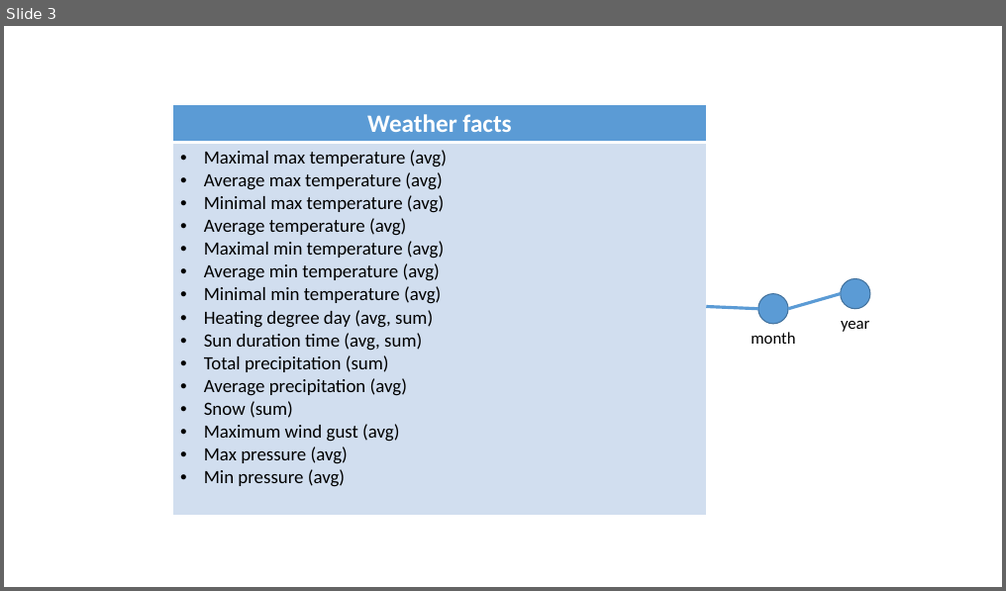
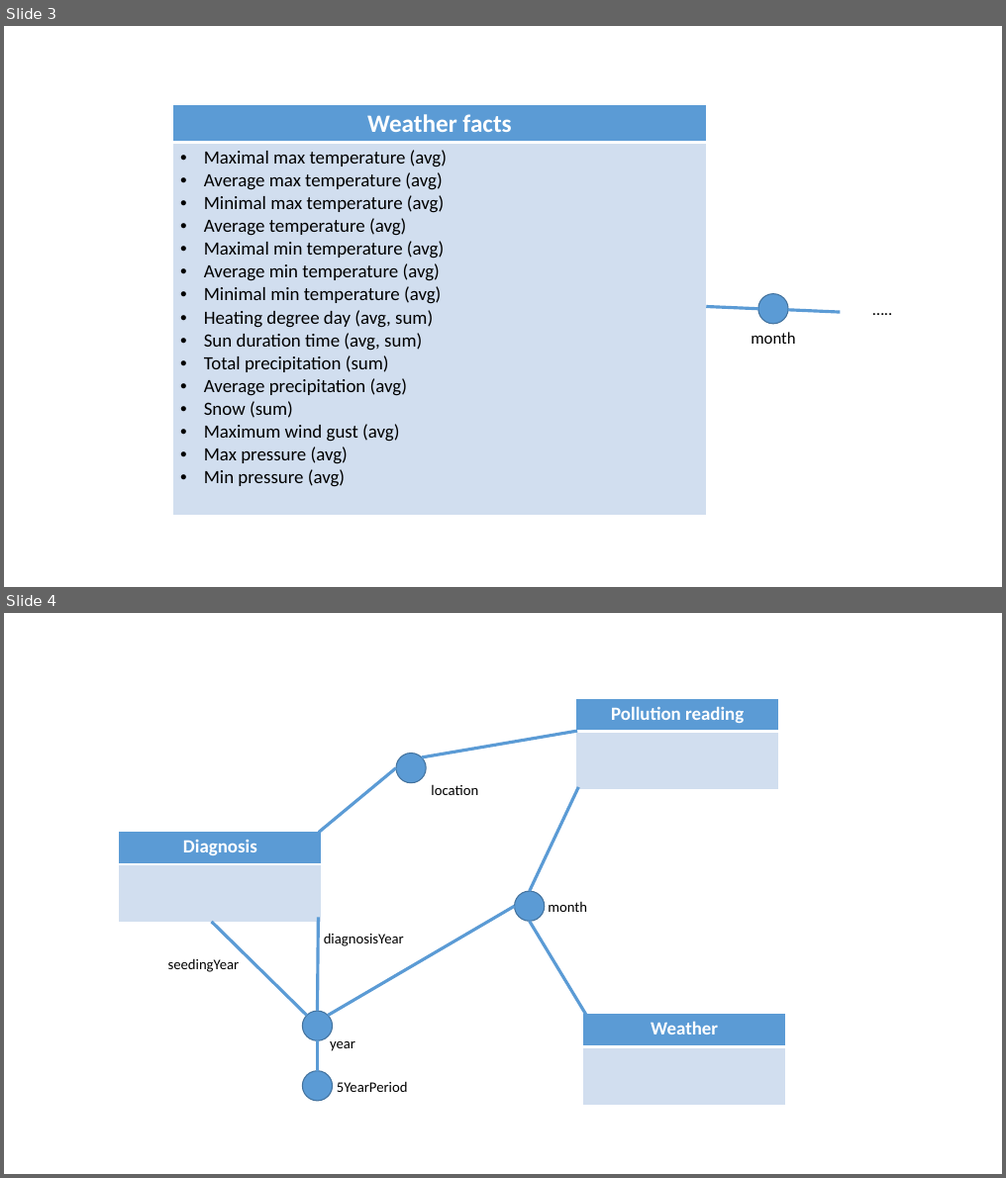
Before and after one commit to mroklom/Projet-Decisionnel-JVCTL, a slide deck: df-model/df-model.pptx. Shown one above the other, each under a label of ours: slide 3 before the commit, slides 3 and 4 after it. The pictures are 1006x591 and 1006x1178 pixels, drawn with LibreOffice and Linux fonts; fonts in the diff are those of the drawing. Boxes give left, top, right and bottom in pixels: in the first picture for what was removed or moved away, otherwise in the second. Text is boxed around its words. In the diff, an @@ line names an element or a change of style, - is before the commit and + after.

```diff
--- a/df-model/df-model.pptx
+++ b/df-model/df-model.pptx
@@ slide 4 added at [4, 613, 1002, 1174], background #FFFFFF @@
@@ table added at [576, 698, 779, 789], 2 rows, 1 columns @@
+Pollution reading
+
@@ line added from (422, 758) to (577, 731), #5B9BD5 3 pt @@
@@ ellipse added at [396, 753, 426, 783], fill #5B9BD5, outline #43739E 1 pt @@
@@ line added from (319, 833) to (396, 768), #5B9BD5 3 pt @@
@@ text added at [431, 785, 478, 795], 14 pt, text #000000 @@
+location
@@ line added from (530, 891) to (579, 787), #5B9BD5 3 pt @@
@@ table added at [119, 832, 322, 923], 2 rows, 1 columns @@
+Diagnosis
+
@@ line added from (328, 1016) to (515, 906), #5B9BD5 3 pt @@
@@ ellipse added at [515, 891, 545, 922], fill #5B9BD5, outline #43739E 1 pt @@
@@ text added at [548, 902, 587, 912], 14 pt, text #000000 @@
+month
@@ line added from (307, 1016) to (211, 922), #5B9BD5 3 pt @@
@@ line added from (319, 918) to (318, 1011), #5B9BD5 3 pt @@
@@ text added at [324, 933, 404, 947], 14 pt, text #000000 @@
+diagnosisYear
@@ line added from (530, 922) to (586, 1015), #5B9BD5 3 pt @@
@@ text added at [168, 959, 240, 972], 14 pt, text #000000 @@
+seedingYear
@@ ellipse added at [303, 1011, 333, 1042], fill #5B9BD5, outline #43739E 1 pt @@
@@ table added at [583, 1014, 785, 1106], 2 rows, 1 columns @@
+Weather
+
@@ line added from (318, 1071) to (318, 1042), #5B9BD5 3 pt @@
@@ text added at [330, 1042, 355, 1052], 14 pt, text #000000 @@
+year
@@ ellipse added at [303, 1071, 333, 1101], fill #5B9BD5, outline #43739E 1 pt @@
@@ text added at [337, 1081, 408, 1092], 14 pt, text #000000 @@
+5YearPeriod
@@ slide 3 changed as well @@
@@ ellipse removed at [841, 279, 870, 309] @@
@@ line moved from (841, 294) - (788, 309) to (788, 310) - (841, 312) @@
@@ text removed at [841, 321, 870, 332] @@
-year
@@ text added at [842, 294, 924, 322], 16 pt, text #000000 @@
+…..
```
Also in this commit, not shown: 2 other slides changed, 2 other files.
